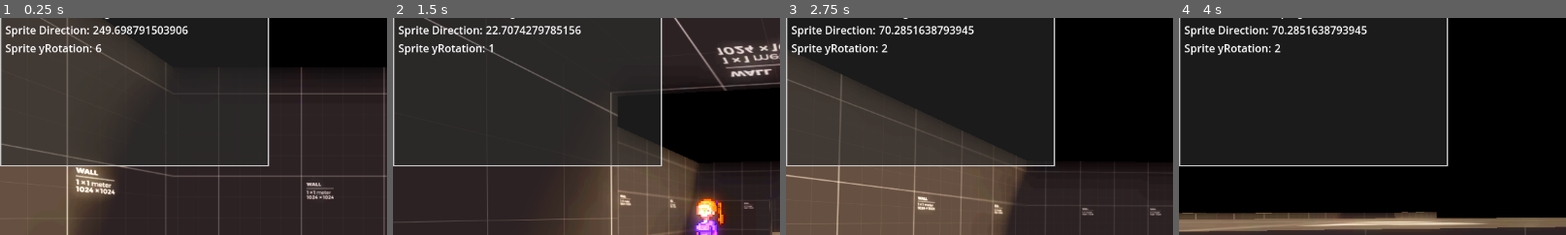
Above: before the commit, frames 1-4 (left to right).
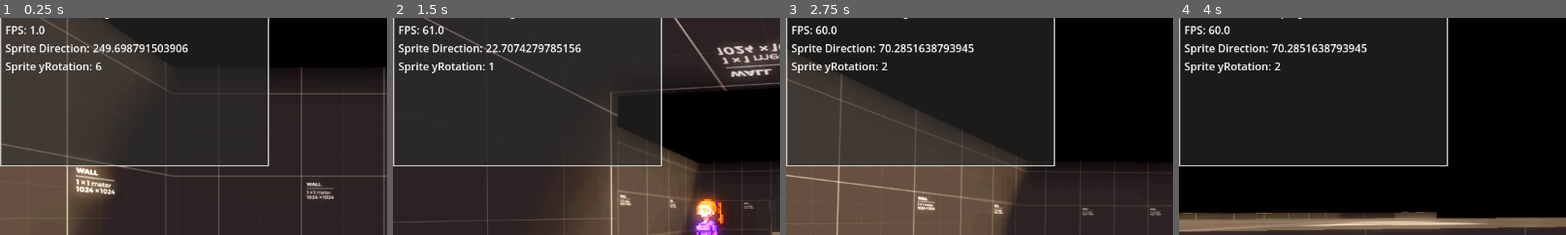
Above: after the commit, the same moments.

Repository: Jaret-McManus/BoomerShooter
Game: Godot game, scene res://scenes/main.tscn
Same seed, same stepped clock (60 frames per second), same inputs: the game is played once before the commit and once after it.
Inputs (mouse positions are % of the whole screen's width and height, from its top left):
- Up to frame 1 (0.25 s): no input
- Up to frame 2 (1.5 s): move the mouse to (55, 50) at 0.52 s; press the mouse at (55, 50) at 0.53 s; hold W (forward) from 0.53 s (still down); tap Space (jump) at 0.77 s; move the mouse to (45, 50) at 1.27 s; release the mouse at (45, 50) at 1.28 s; click (45, 50) at 1.35 s
- Up to frame 3 (2.75 s): keep holding W (forward); tap Space (jump) at 1.52 s; move the mouse to (52, 48) at 2.02 s; hold Q (kick) from 2.03 s (still down); click (52, 48) at 2.3 s
- Up to frame 4 (4 s): keep holding W (forward); move the mouse to (49, 52) at 2.77 s; release Q (kick) at 2.78 s; click (49, 52) at 2.85 s; tap Space (jump) at 3.02, 3.77 s; move the mouse to (57, 51) at 3.52 s; press the mouse at (57, 51) at 3.53 s
The pictures show only the part of the screen within x 0-50%, y 4-54%; the shares and areas given below are measured in that part.

The runs differ from the first frame. In frame 1, 2.6% of the frame differs, in the area x 1-49%, y 3-26%; in frame 2, 2.5%; in frame 3, 2.6%; in frame 4, 2.6%.

Commit message:
little things and weapon scripts updated
- instructions added to note screen
- manager scripts added to new manager scripts folder
- weapon script variables and notes added for future use

Diff:
--- a/scenes/main.tscn
+++ b/scenes/main.tscn
@@ -1,9 +1,9 @@
 [gd_scene load_steps=9 format=3 uid="uid://c0xscpnnqghjx"]
 
 [ext_resource type="PackedScene" uid="uid://d14d06akjgjil" path="res://scenes/test_level.tscn" id="1_0wfyh"]
-[ext_resource type="Script" uid="uid://bgo7fmip27v01" path="res://scripts/screen_manager.gd" id="2_jyhfs"]
+[ext_resource type="Script" uid="uid://bgo7fmip27v01" path="res://scripts/manager_scripts/screen_manager.gd" id="2_jyhfs"]
 [ext_resource type="Texture2D" uid="uid://r347wdjydb4x" path="res://textures/gui/heart.png" id="3_jyhfs"]
-[ext_resource type="Script" uid="uid://ch4xhh88221ey" path="res://scripts/gui_manager.gd" id="3_tbgi4"]
+[ext_resource type="Script" uid="uid://ch4xhh88221ey" path="res://scripts/manager_scripts/gui_manager.gd" id="3_tbgi4"]
 [ext_resource type="Texture2D" uid="uid://jobylj2vrplb" path="res://textures/gui/brain.png" id="4_tbgi4"]
 [ext_resource type="Theme" uid="uid://f4i6cjmq0be4" path="res://themes/debug_panel.tres" id="6_tefeu"]
 [ext_resource type="Script" uid="uid://dyqarss8ortuf" path="res://scripts/debug_panel.gd" id="7_o6xl0"]
--- a/scenes/note_screen.tscn
+++ b/scenes/note_screen.tscn
@@ -25,3 +25,13 @@
 offset_bottom = 11.5
 grow_horizontal = 2
 grow_vertical = 2
+
+[node name="Label2" type="Label" parent="."]
+layout_mode = 0
+offset_left = 24.0
+offset_top = 17.0
+offset_right = 162.0
+offset_bottom = 40.0
+theme_override_colors/font_color = Color(0.321728, 0.321728, 0.321728, 1)
+theme_override_font_sizes/font_size = 16
+text = "Press ESC to close"
--- a/scenes/test_enemy.tscn
+++ b/scenes/test_enemy.tscn
@@ -4,6 +4,21 @@
 [ext_resource type="Texture2D" uid="uid://dncjnr24af1j0" path="res://textures/enemies/8dir_placeholder.png" id="2_lkcdx"]
 [ext_resource type="Script" uid="uid://cpj7ll4l4jsg3" path="res://scripts/component_scripts/health_component.gd" id="3_8c00y"]
 [ext_resource type="Script" uid="uid://dgu7dyqnmjcli" path="res://scripts/component_scripts/htibox_component.gd" id="5_1y3pe"]
+
+[sub_resource type="Animation" id="Animation_8c00y"]
+length = 0.001
+tracks/0/type = "value"
+tracks/0/imported = false
+tracks/0/enabled = true
+tracks/0/path = NodePath("Sprite3D:frame")
+tracks/0/interp = 1
+tracks/0/loop_wrap = true
+tracks/0/keys = {
+"times": PackedFloat32Array(0),
+"transitions": PackedFloat32Array(1),
+"update": 1,
+"values": [0]
+}
 
 [sub_resource type="Animation" id="Animation_lkcdx"]
 resource_name = "idle"
@@ -18,21 +33,6 @@
 "transitions": PackedFloat32Array(1),
 "update": 1,
 "values": [21]
-}
-
-[sub_resource type="Animation" id="Animation_8c00y"]
-length = 0.001
-tracks/0/type = "value"
-tracks/0/imported = false
-tracks/0/enabled = true
-tracks/0/path = NodePath("Sprite3D:frame")
-tracks/0/interp = 1
-tracks/0/loop_wrap = true
-tracks/0/keys = {
-"times": PackedFloat32Array(0),
-"transitions": PackedFloat32Array(1),
-"update": 1,
-"values": [0]
 }
 
 [sub_resource type="Animation" id="Animation_jqw88"]
--- a/scripts/screen_manager.gd
+++ b/scripts/manager_scripts/screen_manager.gd
@@ -16,17 +16,25 @@
 		if NOTE_LAYER.get_child_count() > 0:
 			NOTE_LAYER.get_child(0).queue_free()
 		else:
-			switch_mouse_capture_mode(Input.mouse_mode == Input.MOUSE_MODE_CAPTURED)
+			switch_window_mode()
 
 	if event.is_action_pressed(&"debug_toggle"):
 		Debug.DEBUG_MODE = not Debug.DEBUG_MODE
 		Debug.panel.visible = Debug.DEBUG_MODE
 
 
-func switch_mouse_capture_mode(is_captured: bool) -> void:
-	if is_captured:
+func _process(_delta: float) -> void:
+	## -- fullscreen makes the game run at 25-30FPS for me, but windowed stays at 57-60FPS -- ##
+	# I set max FPS to 60
+	Debug.update_debug(&"FPS", Engine.get_frames_per_second())
+
+
+func switch_window_mode() -> void:
+	if Input.mouse_mode == Input.MOUSE_MODE_CAPTURED:
+		DisplayServer.window_set_mode(DisplayServer.WINDOW_MODE_WINDOWED)
 		Input.mouse_mode = Input.MOUSE_MODE_VISIBLE
 	else:
+		DisplayServer.window_set_mode(DisplayServer.WINDOW_MODE_EXCLUSIVE_FULLSCREEN)
 		Input.mouse_mode = Input.MOUSE_MODE_CAPTURED
 
 
--- a/scripts/weapon.gd
+++ b/scripts/weapon.gd
@@ -1,12 +1,17 @@
 extends MeshInstance3D
 
+enum WeaponTypes {MELEE, PROJECTILE}
+
+@export var weapon_type : WeaponTypes
 @export var ANIMATION_PLAYER : AnimationPlayer
-@export var AREA : Area3D
-@export var ATTACK_COMPONENT : AttackComponent
+@export var AREA : Area3D # this can be left empty for a projectile weapon
 @export var attack_damage := 1
 @export var knockback_force := 0
 @export var stun_time := 0
+@export var attack_distance := 0 # set this higher for projectile weapons
+@export var projectile_scene : PackedScene # there's no projectile scene, but maybe it can be an Area3D node
 
+## -- Feel free to change everything in this script -- ##
 
 func _on_area_entered(area: Area3D) -> void:
 	if not area is HitboxComponent: return
@@ -14,6 +19,16 @@
 	hitbox.take_damage(attack_damage)
 
 
+func _ready() -> void:
+	if weapon_type == WeaponTypes.MELEE:
+		AREA.connect("area_entered", _on_area_entered)
+
+
 func _input(event: InputEvent) -> void:
 	if event.is_action_pressed("attack"):
-		ANIMATION_PLAYER.play("attack")
+		attack()
+
+func attack() -> void:
+	ANIMATION_PLAYER.play("attack")
+	if weapon_type != WeaponTypes.PROJECTILE: return
+	var new_projectile : Area3D = projectile_scene.instantiate()
Renamed: scripts/gui_manager.gd -> scripts/manager_scripts/gui_manager.gd
Renamed: scripts/gui_manager.gd.uid -> scripts/manager_scripts/gui_manager.gd.uid
Renamed: scripts/level_manager.gd -> scripts/manager_scripts/level_manager.gd
Renamed: scripts/level_manager.gd.uid -> scripts/manager_scripts/level_manager.gd.uid
Renamed: scripts/screen_manager.gd.uid -> scripts/manager_scripts/screen_manager.gd.uid
